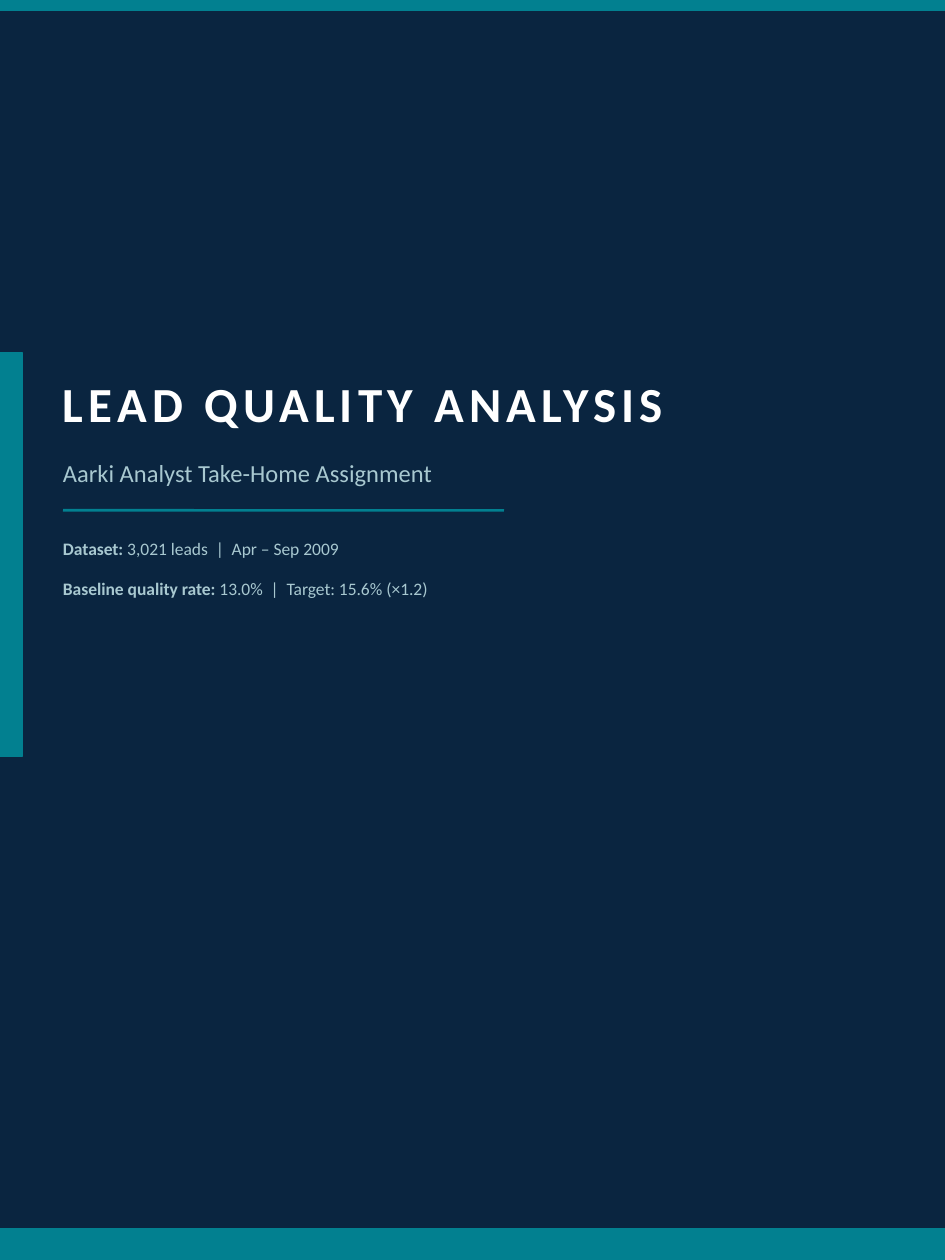
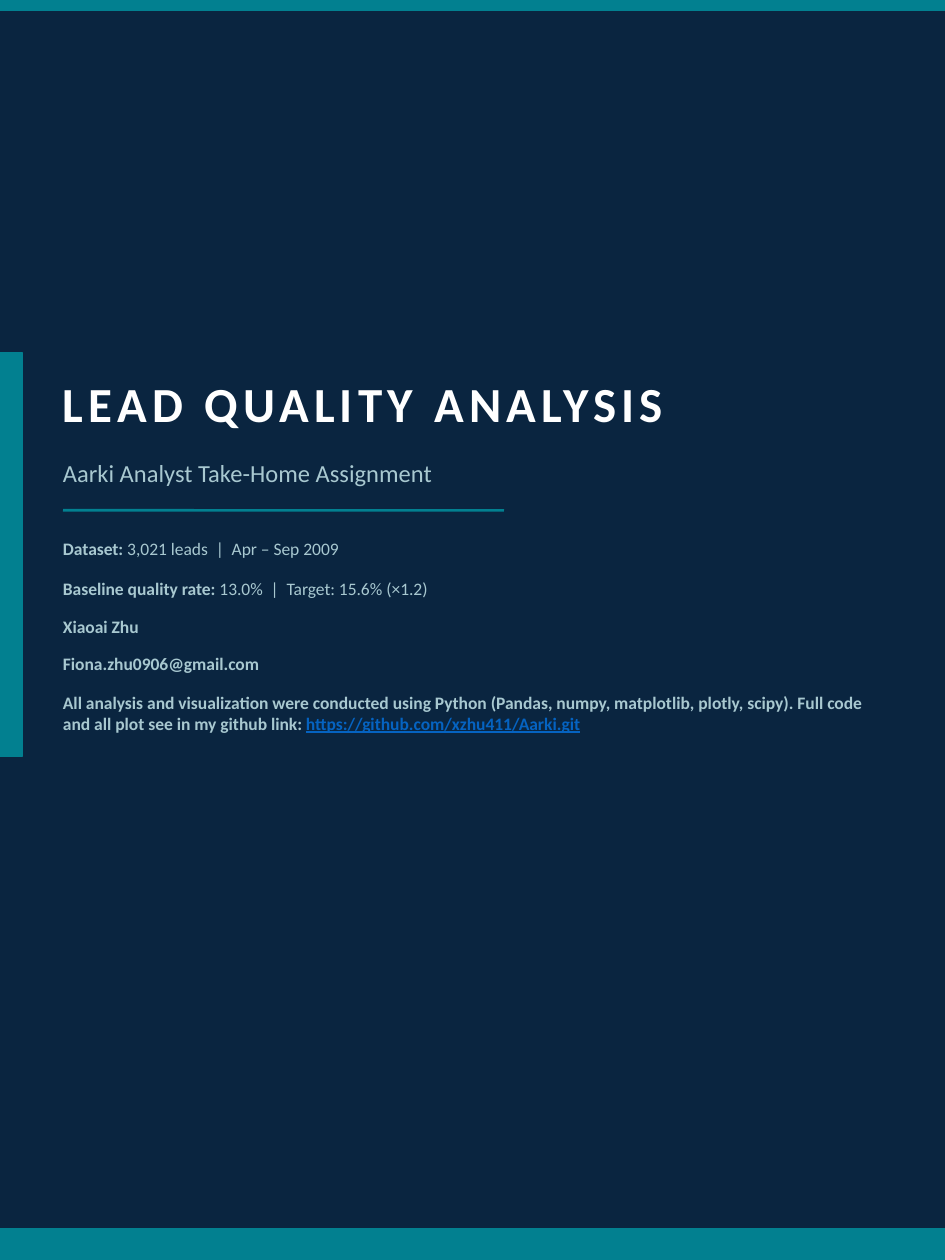
Before and after one commit to xzhu411/Aarki, a slide deck: slide 1 of aarki_lead_quality_report.pptx. Drawn at 945x1260 pixels with LibreOffice and Linux fonts; fonts in the diff are those of the drawing. Boxes give left, top, right and bottom in pixels: in the first picture for what was removed or moved away, otherwise in the second. Text is boxed around its words. In the diff, an @@ line names an element or a change of style, - is before the commit and + after.

```diff
--- a/aarki_lead_quality_report.pptx
+++ b/aarki_lead_quality_report.pptx
@@ text added at box(63, 620, 139, 633), 10 pt, text #A8C8D0, bold @@
+Xiaoai Zhu
@@ text added at box(63, 657, 259, 673), 10 pt, text #A8C8D0, bold @@
+Fiona.zhu0906@gmail.com
@@ text added at box(63, 696, 862, 733), 10 pt, text #A8C8D0, bold @@
+All analysis and visualization were conducted using Python (Pandas, numpy, matplotlib, plotly, scipy). Full code and all plot see in my github link: https://github.com/xzhu411/Aarki.git
```
Also in this commit, not shown: 7 other slides changed, 1 slide added, 1 other file.
